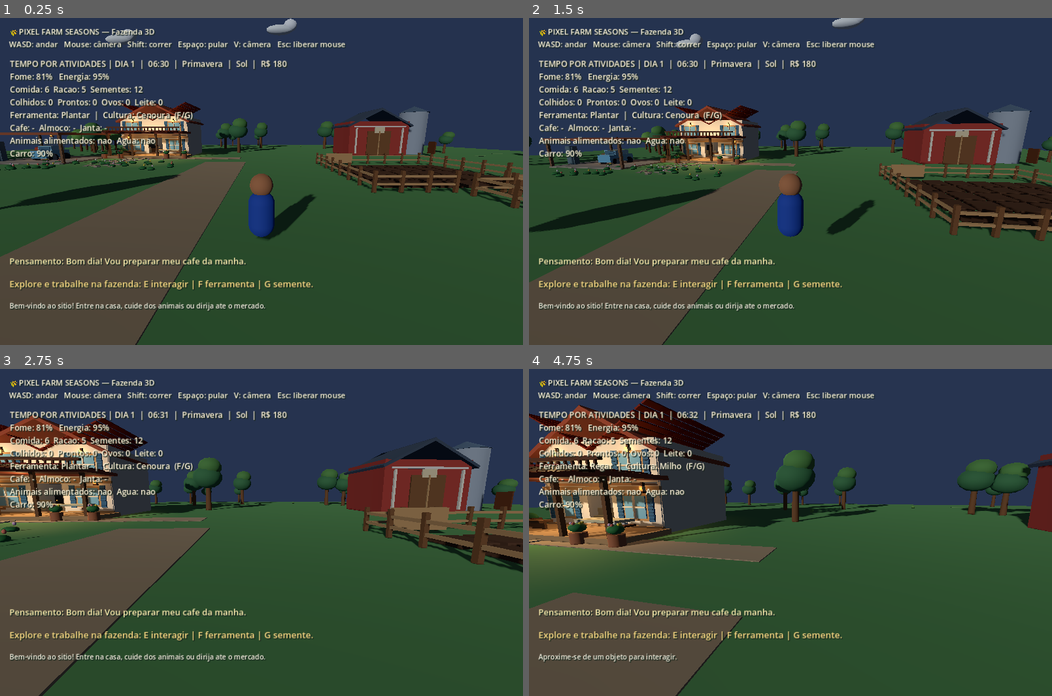
Above: before the commit, frames 1-4 (two rows, left to right).
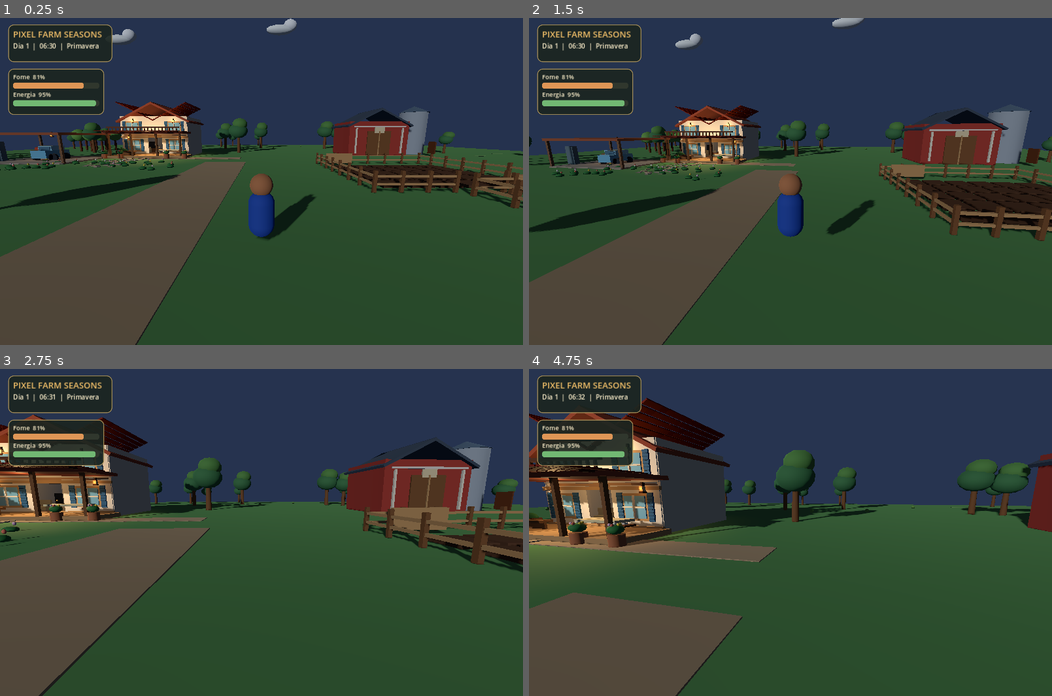
Above: after the commit, the same moments.

Repository: juniordev830/pixel-farm-seasons
Game: Godot game, scene res://scenes/farm_world.tscn
Two runs of this game, one before a commit and one after it. Both use one fixed random seed, a clock stepped at 60 frames per second and the inputs below.
Inputs (mouse positions are in pixels of both pictures, inside the frame that each line leads up to):
- Up to frame 1 (0.25 s): no input
- Up to frame 2 (1.5 s): tap Enter at 0.5 s; move the mouse to (816, 181) at 0.52 s; hold Ctrl (crouch) 0.53-1.28 s; hold W (move_forward) from 0.53 s (still down); tap Space (jump) at 0.77 s; move the mouse to (764, 181) at 1.27 s; tap Shift (sprint) at 1.35 s
- Up to frame 3 (2.75 s): keep holding W (move_forward); tap Space (jump) at 1.52 s; move the mouse to (271, 525) at 2.02 s; hold V (toggle_camera) from 2.03 s (still down)
- Up to frame 4 (4.75 s): keep holding W (move_forward); move the mouse to (785, 539) at 2.77 s; release V (toggle_camera) at 2.78 s; tap F at 2.85 s; tap Space (jump) at 3.02, 3.77, 4.52 s; move the mouse to (827, 535) at 3.52 s; tap G at 3.6 s; move the mouse to (748, 529) at 4.27 s; tap E at 4.35 s

The runs differ from the first frame. In frame 1, 9.1% of the frame differs, in the area x 1-67%, y 2-90%; in frame 2, 9.1%; in frame 3, 9.0%; in frame 4, 8.9%.

Commit message:
feat(ui): connect cozy gameplay HUD to main 3D scene

Diff:
--- a/godot/scenes/farm_world.tscn
+++ b/godot/scenes/farm_world.tscn
@@ -1,10 +1,11 @@
-[gd_scene load_steps=11 format=3]
+[gd_scene load_steps=12 format=3]
 
 [ext_resource type="Script" path="res://scripts/farm_world.gd" id="1_world"]
 [ext_resource type="Script" path="res://scripts/farmer_controller.gd" id="2_farmer"]
 [ext_resource type="Script" path="res://scripts/life_sim.gd" id="3_life"]
 [ext_resource type="Script" path="res://scripts/farming_system.gd" id="4_farming"]
 [ext_resource type="Script" path="res://scripts/visual_detail_pass.gd" id="5_visual"]
+[ext_resource type="Script" path="res://scripts/cozy_game_hud.gd" id="6_cozy_hud"]
 
 [sub_resource type="CapsuleShape3D" id="CapsuleShape3D_1"]
 radius = 0.37
@@ -82,3 +83,7 @@
 
 [node name="VisualDetailPass" type="Node3D" parent="."]
 script = ExtResource("5_visual")
+
+[node name="CozyGameHUD" type="CanvasLayer" parent="."]
+layer = 10
+script = ExtResource("6_cozy_hud")
